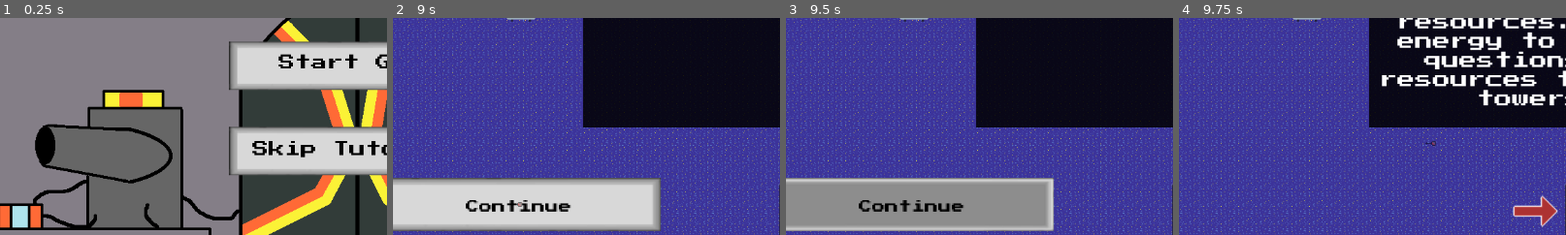
Above: before the commit, frames 1-4 (left to right).
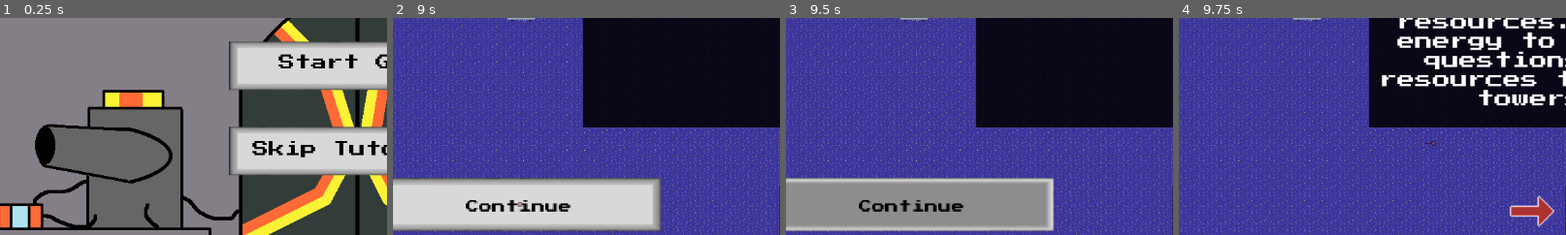
Above: after the commit, the same moments.

Repository: CalebJoines/Computer-Castle
Game: Godot game, scene res://Scenes/TitleScreen.tscn
Same seed, same stepped clock (60 frames per second), same inputs: the game is played once before the commit and once after it. Sound files missing from this copy of the repository are replaced by a short silence.
Inputs (mouse positions are % of the whole screen's width and height, from its top left):
- Up to frame 1 (0.25 s): no input
- Up to frame 2 (9 s): tap Enter at 0.5, 8.75 s; drag from (50, 59) to (60, 28) at 0.52 s; tap Space at 1.25 s; drag from (50, 79) to (45, 70) at 1.27 s; click (94, 14) at 2 s; click (94, 35) at 2.75 s; click (94, 56) at 3.5 s; click (94, 14) at 4.25 s; click (94, 35) at 5 s; click (94, 56) at 5.75 s; click (94, 14) at 6.5 s; click (94, 35) at 7.25 s; click (94, 56) at 8 s; move the mouse to (20, 91) at 8.77 s; click (20, 91) at 8.92 s
- Up to frame 3 (9.5 s): no input
- Up to frame 4 (9.75 s): tap Space at 9.5 s; drag from (45, 70) to (20, 91) at 9.52 s
The pictures show only the part of the screen within x 4-54%, y 48-98%; the shares and areas given below are measured in that part.

Frames 1-3 are identical in both runs. In frame 4, 0.4% of the frame differs, in the area x 85-98%, y 81-97%.

Commit message:
small bug fixes

Diff:
--- a/computer-castle-/Scenes/Tutorial/towercutscene.tscn
+++ b/computer-castle-/Scenes/Tutorial/towercutscene.tscn
@@ -258,7 +258,7 @@
 sprite_frames = SubResource("SpriteFrames_usqrk")
 animation = &"Point"
 autoplay = "Point"
-frame_progress = 0.5124422
+frame_progress = 0.94259834
 
 [node name="3" type="Label" parent="Text" unique_id=1218081199]
 unique_name_in_owner = true
@@ -281,7 +281,7 @@
 sprite_frames = SubResource("SpriteFrames_usqrk")
 animation = &"Point"
 autoplay = "Point"
-frame_progress = 0.77680653
+frame_progress = 0.20696828
 
 [node name="4" type="Label" parent="Text" unique_id=398906555]
 unique_name_in_owner = true
@@ -303,7 +303,7 @@
 sprite_frames = SubResource("SpriteFrames_usqrk")
 animation = &"Point"
 autoplay = "Point"
-frame_progress = 0.6810474
+frame_progress = 0.11120525
 
 [node name="5" type="Label" parent="Text" unique_id=1298947068]
 unique_name_in_owner = true
--- a/computer-castle-/Scripts/goForwardToRP.gd
+++ b/computer-castle-/Scripts/goForwardToRP.gd
@@ -23,6 +23,7 @@
 			playsound("click")
 			if ResourceManager.in_Tutorial():
 				ResourceManager.exit_tutorial()
+				ResourceManager.reset_resources()
 				get_tree().change_scene_to_file(scenepath)
 			else:
 				await get_tree().create_timer(0.5).timeout
--- a/computer-castle-/Scripts/resource_manager.gd
+++ b/computer-castle-/Scripts/resource_manager.gd
@@ -132,7 +132,7 @@
 	bandwidth=0
 	data=0
 	health=max_health
-	energy = ((LevelManager.get_current_level_index()+1)*5)
+	energy = ((LevelManager.get_current_level_index())*5)+5
 
 #healthbar stuff
 func take_damage(damage:int):
